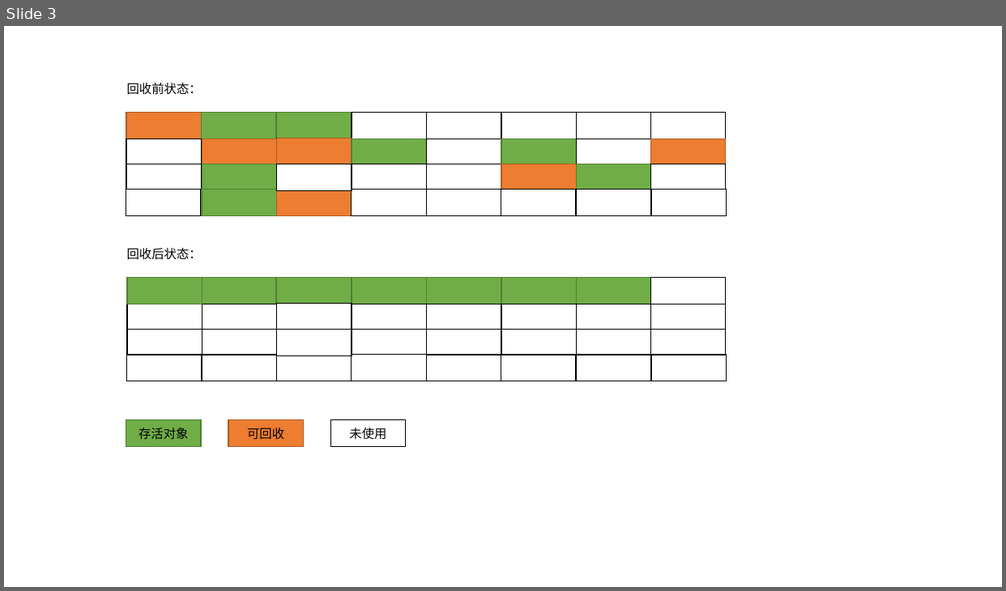
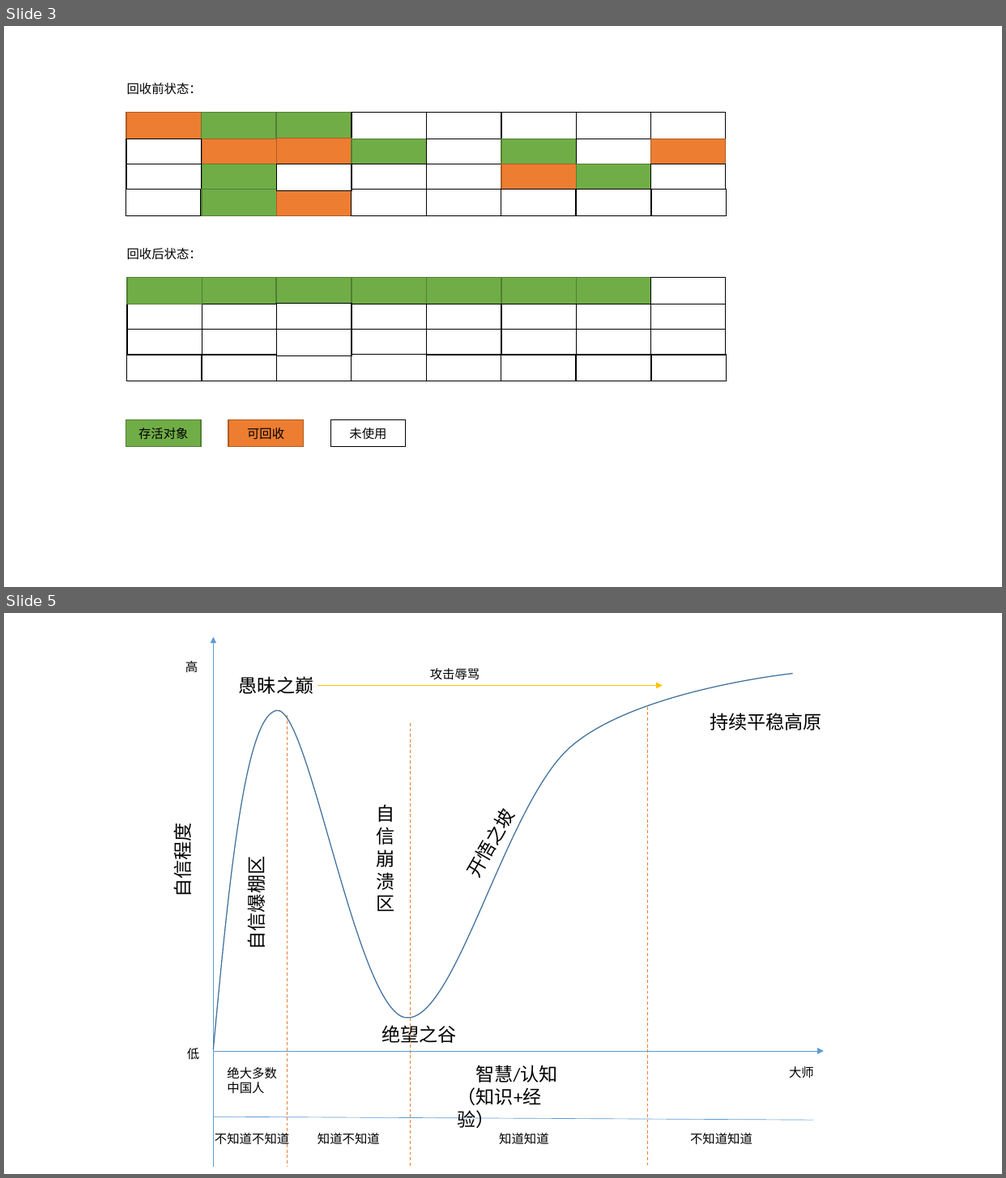
Before and after one commit to zywudev/blog-source, a slide deck: 绘图/图.pptx. Shown one above the other, each under a label of ours: slide 3 before the commit, slides 3 and 5 after it; the slides between them are not shown. The pictures are 1006x591 and 1006x1178 pixels, drawn with LibreOffice and Linux fonts; fonts in the diff are those of the drawing. Boxes give left, top, right and bottom in pixels: in the first picture for what was removed or moved away, otherwise in the second. Text is boxed around its words. In the diff, an @@ line names an element or a change of style, - is before the commit and + after.

```diff
--- a/绘图/图.pptx
+++ b/绘图/图.pptx
@@ slide 5 added at (4,613,1002,1174), background #FFFFFF @@
@@ text added at (185,661,198,672), 12 pt, text #000000 @@
+高
@@ arrow added from (214, 1167) to (214, 637), #5B9BD5 0.5 pt @@
@@ freeform shape added at (214,674,793,1050), outline #43739E 1 pt @@
@@ text added at (239,676,313,694), 18 pt, text #000000 @@
+愚昧之巅
@@ text added at (430,668,480,680), 12 pt, text #000000 @@
+攻击辱骂
@@ arrow added from (317, 686) to (663, 686), #FFC000 0.5 pt @@
@@ line added from (648, 707) to (648, 1167), #ED7D31 0.75 pt dashed @@
@@ line added from (288, 716) to (288, 1167), #ED7D31 0.75 pt dashed @@
@@ line added from (410, 723) to (410, 1167), #ED7D31 0.75 pt dashed @@
@@ text added at (710,713,822,730), 18 pt, text #000000 @@
+持续平稳高原
@@ text added at (377,804,395,911), 18 pt, text #000000 @@
+自信崩溃区
@@ text added at (168,830,194,895), 18 pt, text #000000 @@
+自信程度
@@ text added at (466,833,502,862), 18 pt, text #000000 @@
+开悟之坡
@@ text added at (242,866,269,948), 18 pt, text #000000 @@
+自信爆棚区
@@ text added at (382,1024,457,1046), 18 pt, text #000000 @@
+绝望之谷
@@ text added at (187,1048,199,1059), 12 pt, text #000000 @@
+低
@@ arrow added from (214, 1051) to (824, 1051), #5B9BD5 0.5 pt @@
@@ text added at (227,1067,277,1094), 12 pt, text #000000 @@
+绝大多数中国人
@@ text added at (458,1065,558,1128), 18 pt, text #000000 @@
+智慧/认知
+（知识+经验）
@@ text added at (789,1067,814,1079), 12 pt, text #000000 @@
+大师
@@ line added from (814, 1121) to (214, 1117), #5B9BD5 0.5 pt @@
@@ text added at (215,1131,289,1147), 12 pt, text #000000 @@
+不知道不知道
@@ text added at (317,1133,380,1145), 12 pt, text #000000 @@
+知道不知道
@@ text added at (499,1133,549,1144), 12 pt, text #000000 @@
+知道知道
@@ text added at (690,1133,752,1145), 12 pt, text #000000 @@
+不知道知道
```
Also in this commit, not shown: 6 other slides added, 5 other files.
